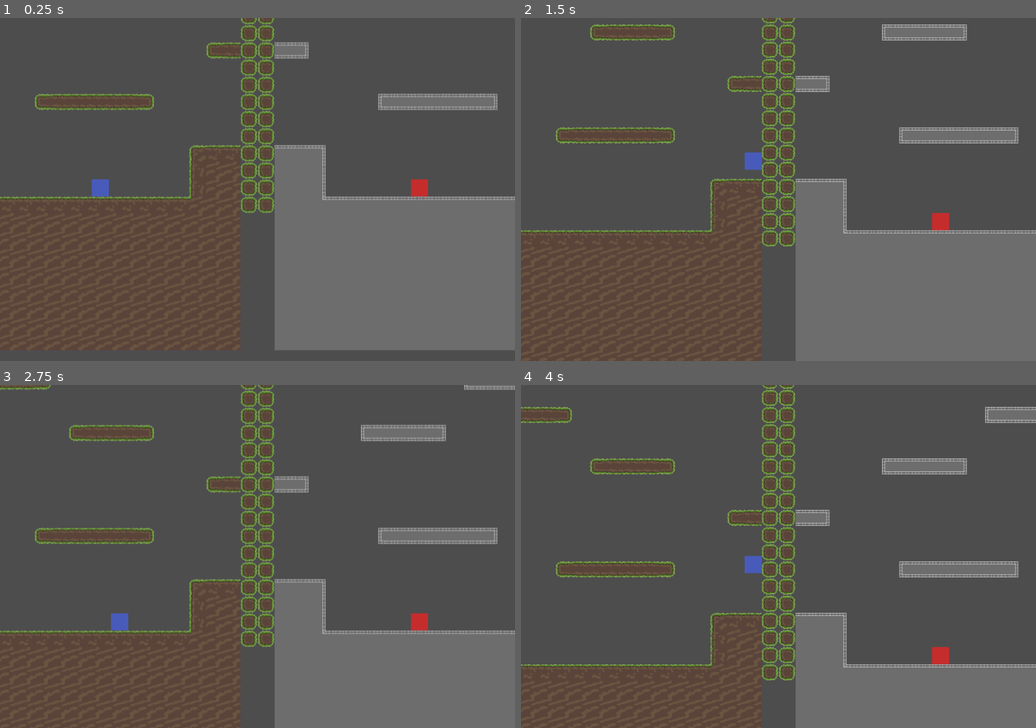
Above: before the commit, frames 1-4 (two rows, left to right).
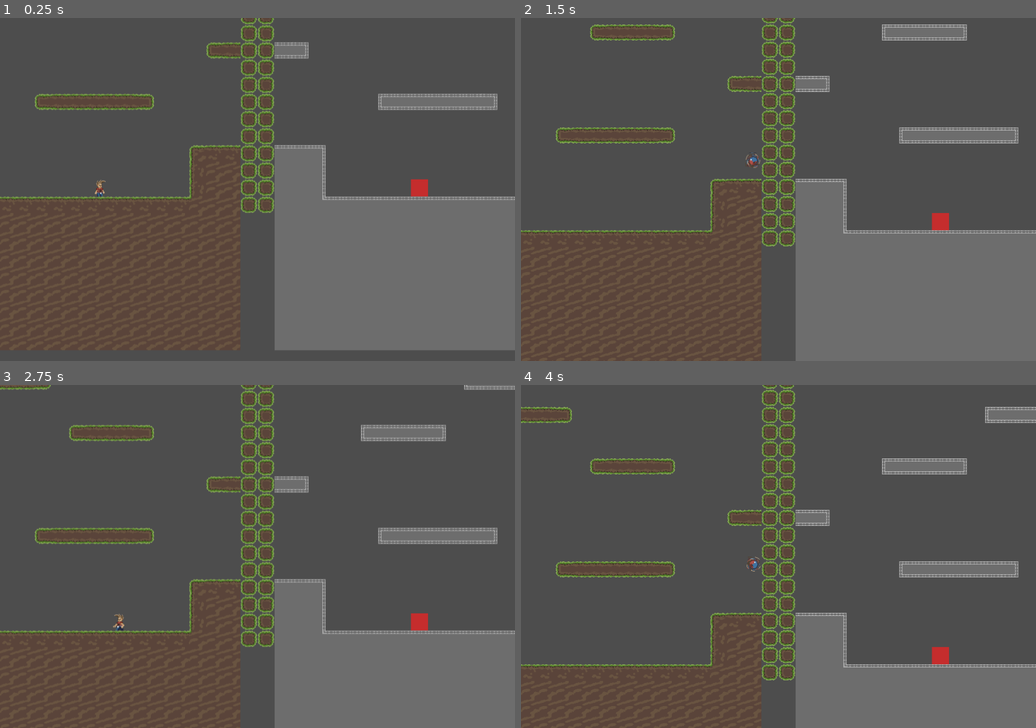
Above: after the commit, the same moments.

Repository: MatiasMy/SnowFlakeJam25
Game: Godot game, scene res://scenes/Game.tscn
Two runs of this game, one before a commit and one after it. Both use one fixed random seed, a clock stepped at 60 frames per second and the inputs below.
Inputs:
- Up to frame 1 (0.25 s): no input
- Up to frame 2 (1.5 s): hold D (right) from 0.53 s (still down); tap W (up) at 0.77 s
- Up to frame 3 (2.75 s): tap W (up) at 1.52 s; release D (right) at 2.03 s; hold A (left) from 2.03 s (still down)
- Up to frame 4 (4 s): release A (left) at 2.78 s; hold D (right) from 2.78 s (still down); tap W (up) at 3.02, 3.77 s

The runs differ from the first frame. In frame 1, 0.2% of the frame differs, in the area x 17-22%, y 46-53%; in frame 2, 0.2%; in frame 3, 0.2%; in frame 4, 0.2%, in the area x 43-47%, y 49-55%.

Commit message:
Boy animations is work now

Diff:
--- a/project_mirror/scenes/the_boy.tscn
+++ b/project_mirror/scenes/the_boy.tscn
@@ -1,28 +1,154 @@
-[gd_scene load_steps=5 format=3 uid="uid://da3oxre7ja4qi"]
+[gd_scene load_steps=21 format=3 uid="uid://da3oxre7ja4qi"]
 
-[ext_resource type="Texture2D" uid="uid://berp0cbsdghsu" path="res://Assets/tempcharacter1.png" id="1_1q882"]
 [ext_resource type="Script" uid="uid://dwoics6ve8dnk" path="res://Scripts/the_boy.gd" id="1_ao2qc"]
+[ext_resource type="Texture2D" uid="uid://dqwrn2elyv8bv" path="res://Assets/Textures/Boy.png" id="2_fh7so"]
 
-[sub_resource type="SpriteFrames" id="SpriteFrames_ao2qc"]
+[sub_resource type="AtlasTexture" id="AtlasTexture_fjgrw"]
+atlas = ExtResource("2_fh7so")
+region = Rect2(0, 0, 32, 32)
+
+[sub_resource type="AtlasTexture" id="AtlasTexture_pketp"]
+atlas = ExtResource("2_fh7so")
+region = Rect2(32, 0, 32, 32)
+
+[sub_resource type="AtlasTexture" id="AtlasTexture_pnubd"]
+atlas = ExtResource("2_fh7so")
+region = Rect2(64, 0, 32, 32)
+
+[sub_resource type="AtlasTexture" id="AtlasTexture_6xrpj"]
+atlas = ExtResource("2_fh7so")
+region = Rect2(96, 0, 32, 32)
+
+[sub_resource type="AtlasTexture" id="AtlasTexture_kvqp3"]
+atlas = ExtResource("2_fh7so")
+region = Rect2(0, 64, 32, 32)
+
+[sub_resource type="AtlasTexture" id="AtlasTexture_3xd4p"]
+atlas = ExtResource("2_fh7so")
+region = Rect2(32, 64, 32, 32)
+
+[sub_resource type="AtlasTexture" id="AtlasTexture_d37qb"]
+atlas = ExtResource("2_fh7so")
+region = Rect2(64, 64, 32, 32)
+
+[sub_resource type="AtlasTexture" id="AtlasTexture_c3usu"]
+atlas = ExtResource("2_fh7so")
+region = Rect2(96, 64, 32, 32)
+
+[sub_resource type="AtlasTexture" id="AtlasTexture_fh7so"]
+atlas = ExtResource("2_fh7so")
+region = Rect2(0, 96, 32, 32)
+
+[sub_resource type="AtlasTexture" id="AtlasTexture_hoion"]
+atlas = ExtResource("2_fh7so")
+region = Rect2(32, 96, 32, 32)
+
+[sub_resource type="AtlasTexture" id="AtlasTexture_2rjck"]
+atlas = ExtResource("2_fh7so")
+region = Rect2(64, 96, 32, 32)
+
+[sub_resource type="AtlasTexture" id="AtlasTexture_avo1l"]
+atlas = ExtResource("2_fh7so")
+region = Rect2(96, 96, 32, 32)
+
+[sub_resource type="AtlasTexture" id="AtlasTexture_6brap"]
+atlas = ExtResource("2_fh7so")
+region = Rect2(0, 32, 32, 32)
+
+[sub_resource type="AtlasTexture" id="AtlasTexture_0jc2u"]
+atlas = ExtResource("2_fh7so")
+region = Rect2(32, 32, 32, 32)
+
+[sub_resource type="AtlasTexture" id="AtlasTexture_5djak"]
+atlas = ExtResource("2_fh7so")
+region = Rect2(64, 32, 32, 32)
+
+[sub_resource type="AtlasTexture" id="AtlasTexture_ahijo"]
+atlas = ExtResource("2_fh7so")
+region = Rect2(96, 32, 32, 32)
+
+[sub_resource type="SpriteFrames" id="SpriteFrames_hoion"]
 animations = [{
 "frames": [{
 "duration": 1.0,
-"texture": ExtResource("1_1q882")
+"texture": SubResource("AtlasTexture_fjgrw")
+}, {
+"duration": 1.0,
+"texture": SubResource("AtlasTexture_pketp")
+}, {
+"duration": 1.0,
+"texture": SubResource("AtlasTexture_pnubd")
+}, {
+"duration": 1.0,
+"texture": SubResource("AtlasTexture_6xrpj")
 }],
 "loop": true,
-"name": &"default",
+"name": &"Idle",
+"speed": 5.0
+}, {
+"frames": [{
+"duration": 1.0,
+"texture": SubResource("AtlasTexture_kvqp3")
+}, {
+"duration": 1.0,
+"texture": SubResource("AtlasTexture_3xd4p")
+}, {
+"duration": 1.0,
+"texture": SubResource("AtlasTexture_d37qb")
+}, {
+"duration": 1.0,
+"texture": SubResource("AtlasTexture_c3usu")
+}],
+"loop": true,
+"name": &"Jump",
+"speed": 20.0
+}, {
+"frames": [{
+"duration": 1.0,
+"texture": SubResource("AtlasTexture_fh7so")
+}, {
+"duration": 1.0,
+"texture": SubResource("AtlasTexture_hoion")
+}, {
+"duration": 1.0,
+"texture": SubResource("AtlasTexture_2rjck")
+}, {
+"duration": 1.0,
+"texture": SubResource("AtlasTexture_avo1l")
+}],
+"loop": true,
+"name": &"WalkL",
+"speed": 5.0
+}, {
+"frames": [{
+"duration": 1.0,
+"texture": SubResource("AtlasTexture_6brap")
+}, {
+"duration": 1.0,
+"texture": SubResource("AtlasTexture_0jc2u")
+}, {
+"duration": 1.0,
+"texture": SubResource("AtlasTexture_5djak")
+}, {
+"duration": 1.0,
+"texture": SubResource("AtlasTexture_ahijo")
+}],
+"loop": true,
+"name": &"WalkR",
 "speed": 5.0
 }]
 
 [sub_resource type="CircleShape2D" id="CircleShape2D_1q882"]
 radius = 15.0
 
-[node name="TheBoy" type="CharacterBody2D"]
+[node name="TheBoy" type="CharacterBody2D" node_paths=PackedStringArray("animatedSprite2d")]
 collision_layer = 2
 script = ExtResource("1_ao2qc")
+animatedSprite2d = NodePath("AnimatedSprite2D")
 
 [node name="AnimatedSprite2D" type="AnimatedSprite2D" parent="."]
-sprite_frames = SubResource("SpriteFrames_ao2qc")
+sprite_frames = SubResource("SpriteFrames_hoion")
+animation = &"WalkR"
 
 [node name="CollisionShape2D" type="CollisionShape2D" parent="."]
 shape = SubResource("CircleShape2D_1q882")
--- a/project_mirror/scripts/the_boy.gd
+++ b/project_mirror/scripts/the_boy.gd
@@ -6,8 +6,8 @@
 const DOUBLE_JUMP_VELOCITY = -400.0
 
 var double_jump: bool = true
-
-
+var anim2play: String = "Idle"
+@export var animatedSprite2d: AnimatedSprite2D
 func _physics_process(delta: float) -> void:
 	# Add the gravity.
 	if not is_on_floor():
@@ -27,8 +27,17 @@
 	# As good practice, you should replace UI actions with custom gameplay actions.
 	if Input.is_action_pressed("right"):
 		velocity.x =  1 * SPEED * delta * 60
+		anim2play = "WalkR"
 	else: if Input.is_action_pressed("left"):
 		velocity.x = -1 * SPEED * delta * 60
+		anim2play = "WalkL"
 	else:
 		velocity.x = 0
+		anim2play = "Idle"
 	move_and_slide()
+	if !is_on_floor():
+		anim2play = "Jump"
+	print(animatedSprite2d.animation)
+	if animatedSprite2d.animation != anim2play:
+		animatedSprite2d.play(anim2play)
+	animatedSprite2d.play(anim2play)
Binary file changed: project_mirror/Assets/Textures/Boy.png
